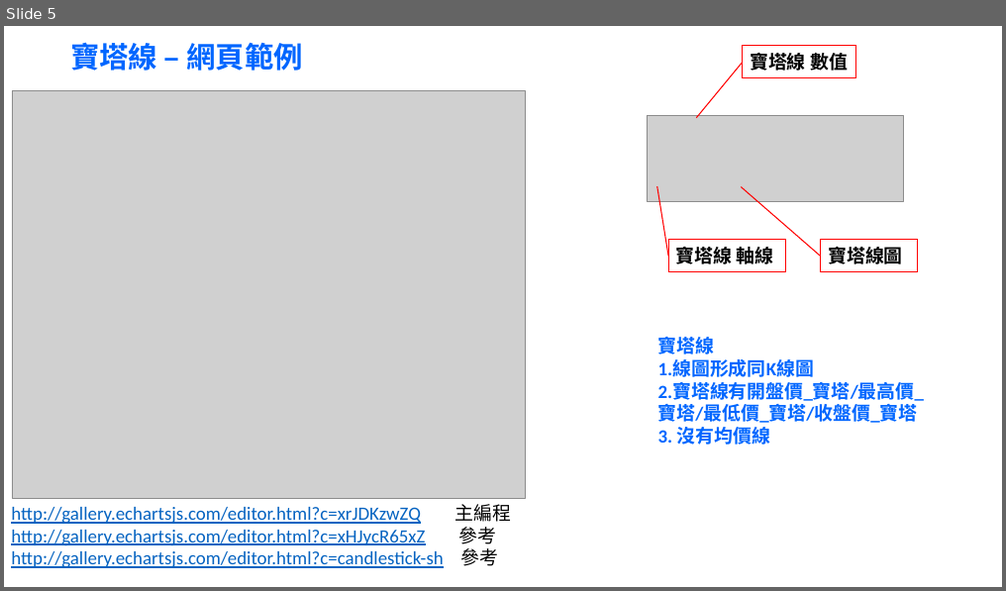
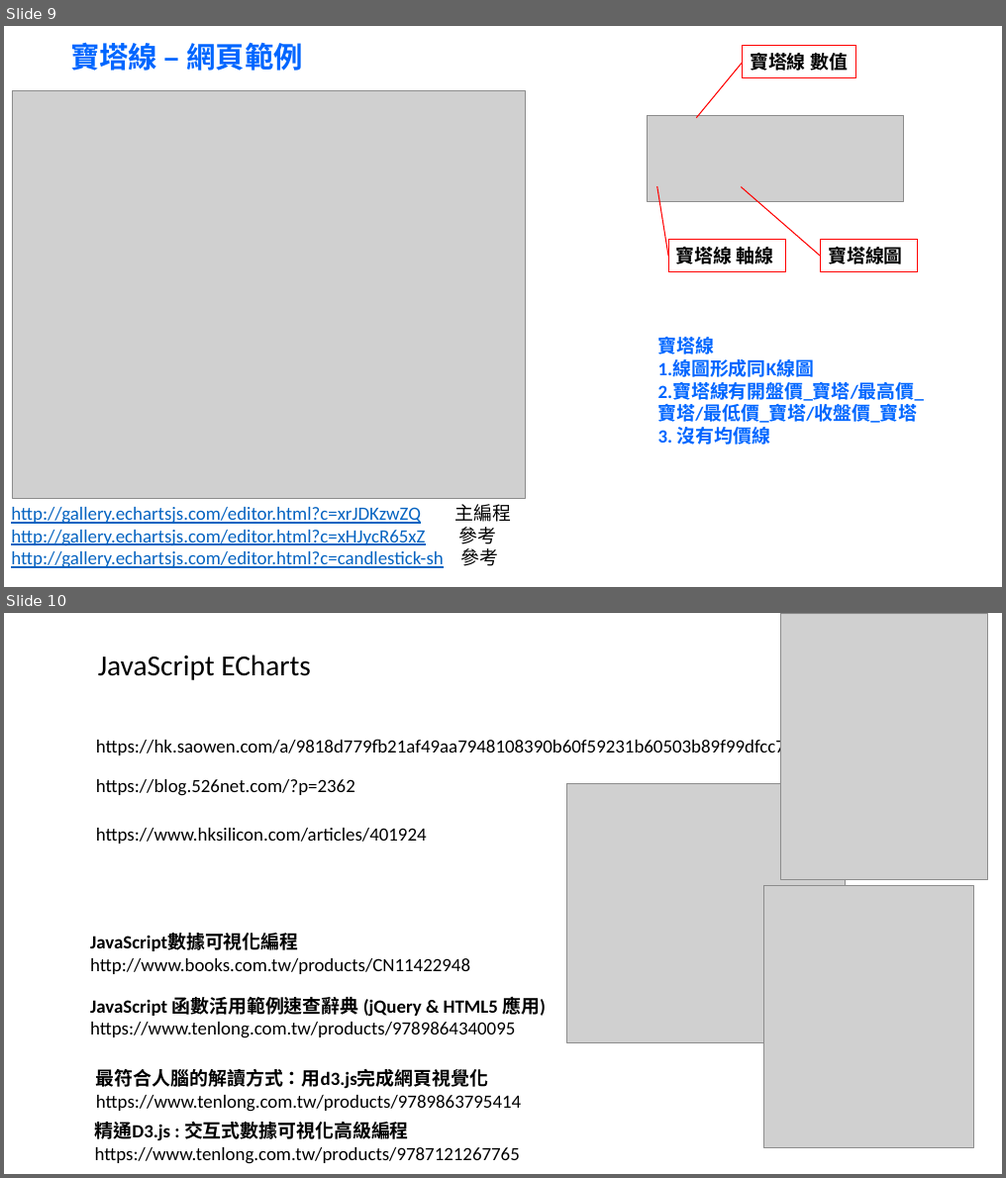
Before and after one commit to zhaoxunyong/stock-webapp.bak, a slide deck: docs/曲線圖形範例---網站範例.pptx. Shown one above the other, each under a label of ours: slide 5 before the commit, slides 9 and 10 after it. The pictures are 1006x591 and 1006x1178 pixels, drawn with LibreOffice and Linux fonts; fonts in the diff are those of the drawing; grey boxes stand for pictures. Boxes give left, top, right and bottom in pixels: in the first picture for what was removed or moved away, otherwise in the second. Text is boxed around its words. In the diff, an @@ line names an element or a change of style, - is before the commit and + after.

```diff
--- a/docs/曲線圖形範例---網站範例.pptx
+++ b/docs/曲線圖形範例---網站範例.pptx
@@ slide 10 added at [4,613,1002,1174], background #FFFFFF @@
@@ picture added at [781,613,988,880] @@
@@ text added at [98,655,311,680], 28 pt, text #000000 @@
+JavaScript ECharts
@@ text added at [96,738,874,759], 18 pt, text #000000 @@
+https://hk.saowen.com/a/9818d779fb21af49aa7948108390b60f59231b60503b89f99dfcc73e06cbf298
@@ text added at [96,779,355,796], 18 pt, text #000000 @@
+https://blog.526net.com/?p=2362
@@ picture added at [567,783,846,1043] @@
@@ text added at [96,828,427,844], 18 pt, text #000000 @@
+https://www.hksilicon.com/articles/401924
@@ picture added at [764,886,973,1149] @@
@@ text added at [90,934,470,974], 18 pt, text #000000 @@
+JavaScript數據可視化編程
+http://www.books.com.tw/products/CN11422948
@@ text added at [90,997,546,1039], 18 pt, text #000000 @@
+JavaScript 函數活用範例速查辭典 (jQuery & HTML5 應用)
+https://www.tenlong.com.tw/products/9789864340095
@@ text added at [96,1069,521,1112], 18 pt, text #000000 @@
+最符合人腦的解讀方式：用d3.js完成網頁視覺化
+https://www.tenlong.com.tw/products/9789863795414
@@ text added at [95,1122,520,1164], 18 pt, text #000000 @@
+精通D3.js : 交互式數據可視化高級編程
+https://www.tenlong.com.tw/products/9787121267765
@@ what was slide 5 is now slide 9 @@
```
Also in this commit, not shown: 9 other slides added, 1 slide removed, 3 other files.
